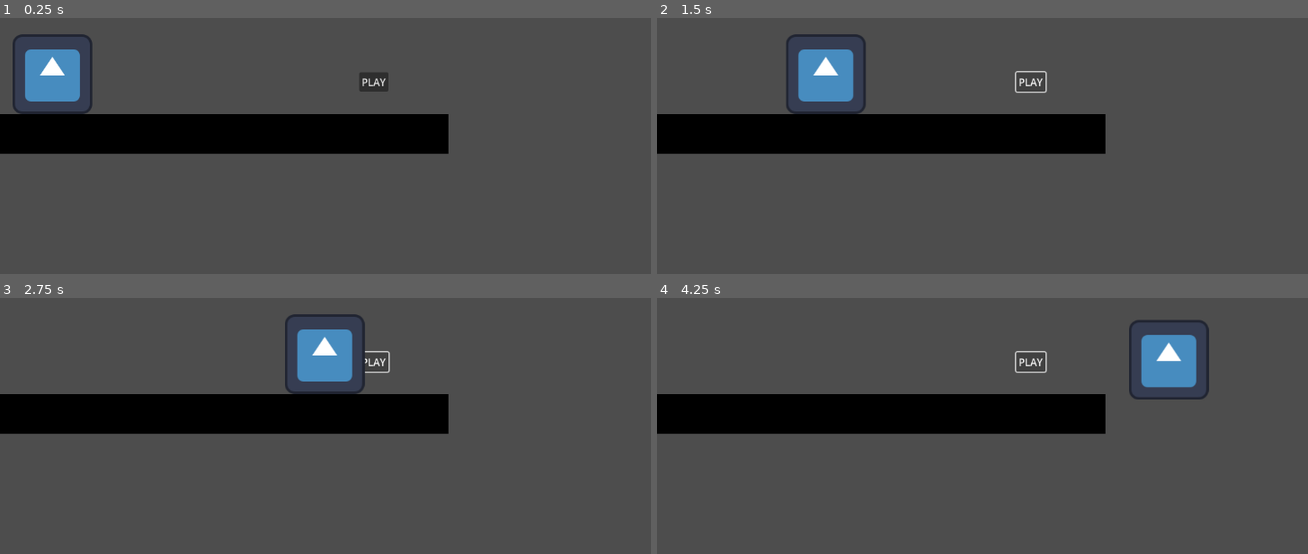
Above: before the commit, frames 1-4 (two rows, left to right).
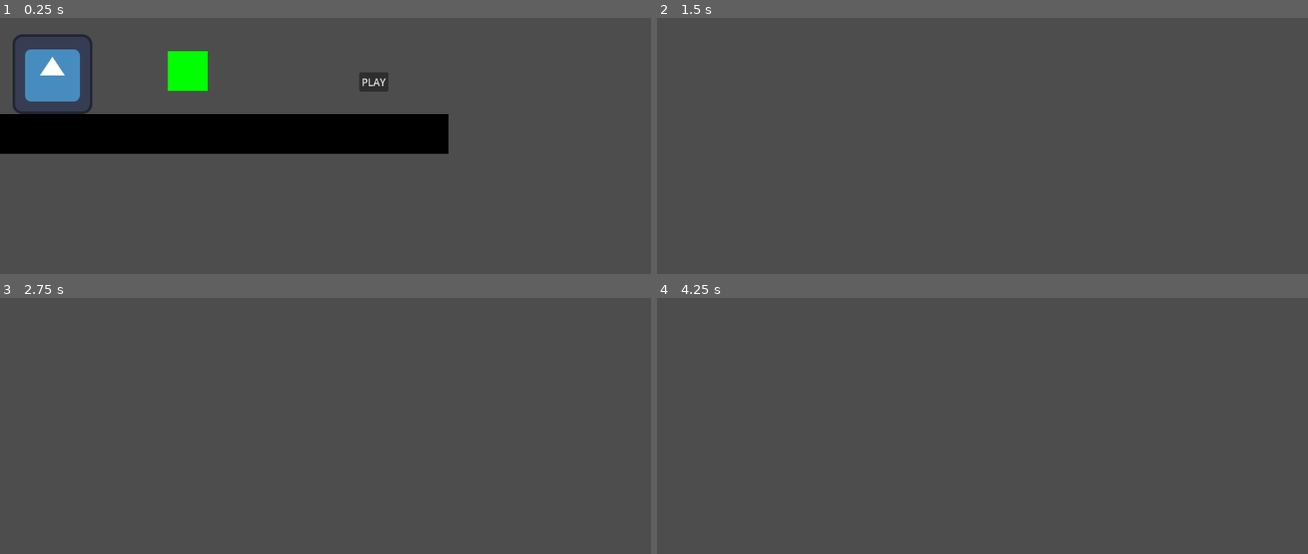
Above: after the commit, the same moments.

Repository: OdieEstee/CrimsonGameJam2025
Game: Godot game, scene res://Level 0.tscn
Same seed, same stepped clock (60 frames per second), same inputs: the game is played once before the commit and once after it. The engine's default icon, where the game draws it, is replaced by a stand-in: a white triangle on a blue panel in a dark square.
Inputs (mouse positions are in pixels of both pictures, inside the frame that each line leads up to):
- Up to frame 1 (0.25 s): no input
- Up to frame 2 (1.5 s): click "PLAY" at 0.5 s; click (1028, 82) at 1.25 s, where only the run before the commit has a clickable "PLAY"
- Up to frame 3 (2.75 s): click (371, 362) at 2 s, where only the run before the commit has a clickable "PLAY"
- Up to frame 4 (4.25 s): no input

The runs differ from the first frame. In frame 1, 1.0% of the frame differs, in the area x 25-32%, y 12-29%; in frame 2, 13%; in frame 3, 13%; in frame 4, 13%, in the area x 0-85%, y 8-53%.

Commit message:
init + final

Diff:
--- a/Level 0.tscn
+++ b/Level 0.tscn
@@ -1,8 +1,9 @@
-[gd_scene load_steps=8 format=3 uid="uid://c3r3wnkluh7ig"]
+[gd_scene load_steps=12 format=3 uid="uid://c3r3wnkluh7ig"]
 
 [ext_resource type="Script" uid="uid://diw6fis34kuwk" path="res://level_0.gd" id="1_0cwry"]
 [ext_resource type="Texture2D" uid="uid://dgv71lbgp8xem" path="res://icon.svg" id="1_c8imh"]
 [ext_resource type="Script" uid="uid://cs1d4w4bk0jo3" path="res://character_body_2d.gd" id="2_avkrb"]
+[ext_resource type="Script" uid="uid://crj03aqeenifg" path="res://area_2d.gd" id="4_ghhfo"]
 
 [sub_resource type="Gradient" id="Gradient_c8imh"]
 colors = PackedColorArray(0, 0, 0, 1, 0, 0, 0, 1)
@@ -15,6 +16,16 @@
 
 [sub_resource type="RectangleShape2D" id="RectangleShape2D_0cwry"]
 size = Vector2(127, 128)
+
+[sub_resource type="Gradient" id="Gradient_gkrj2"]
+offsets = PackedFloat32Array(0.02, 1)
+colors = PackedColorArray(0, 1, 0, 1, 0, 1, 0, 1)
+
+[sub_resource type="GradientTexture2D" id="GradientTexture2D_jxxqn"]
+gradient = SubResource("Gradient_gkrj2")
+
+[sub_resource type="RectangleShape2D" id="RectangleShape2D_r7xfy"]
+size = Vector2(64, 64)
 
 [node name="Level0" type="Node2D"]
 script = ExtResource("1_0cwry")
@@ -45,17 +56,29 @@
 offset_bottom = 8.0
 text = "PLAY"
 
-[node name="CharacterBody2D" type="CharacterBody2D" parent="."]
+[node name="Player" type="CharacterBody2D" parent="."]
 position = Vector2(-492, -15)
 script = ExtResource("2_avkrb")
 
-[node name="Sprite2D" type="Sprite2D" parent="CharacterBody2D"]
+[node name="Sprite2D" type="Sprite2D" parent="Player"]
 
-[node name="CollisionShape2D" type="CollisionShape2D" parent="CharacterBody2D"]
+[node name="CollisionShape2D" type="CollisionShape2D" parent="Player"]
 position = Vector2(0.5, 0)
 shape = SubResource("RectangleShape2D_0cwry")
 
-[node name="Icon" type="Sprite2D" parent="CharacterBody2D"]
+[node name="Icon" type="Sprite2D" parent="Player"]
 texture = ExtResource("1_c8imh")
 
+[node name="Area2D" type="Area2D" parent="."]
+position = Vector2(-275, -2)
+script = ExtResource("4_ghhfo")
+next_scene = "uid://nxdkys3nnrp5"
+
+[node name="Area2D" type="Sprite2D" parent="Area2D"]
+texture = SubResource("GradientTexture2D_jxxqn")
+
+[node name="Area2D2" type="CollisionShape2D" parent="Area2D"]
+shape = SubResource("RectangleShape2D_r7xfy")
+
 [connection signal="pressed" from="Control/Button" to="." method="_on_button_pressed"]
+[connection signal="body_entered" from="Area2D" to="Area2D" method="_on_body_entered"]
--- /dev/null
+++ b/area_2d.gd
@@ -0,0 +1,7 @@
+extends Area2D
+
+@export_file("*.tscn") var next_scene
+
+func _on_body_entered(body: Node2D) -> void:
+	if body is CharacterBody2D:
+		get_tree().change_scene_to_file(next_scene)
--- a/level_0.gd
+++ b/level_0.gd
@@ -12,4 +12,4 @@
 
 
 func _on_button_pressed() -> void:
-	$CharacterBody2D.move_right = true
+	$Player.move_right = true
Not shown: 1 places in Pause Menu.tscn that only renumber resources
Not shown, added: area_2d.gd.uid
